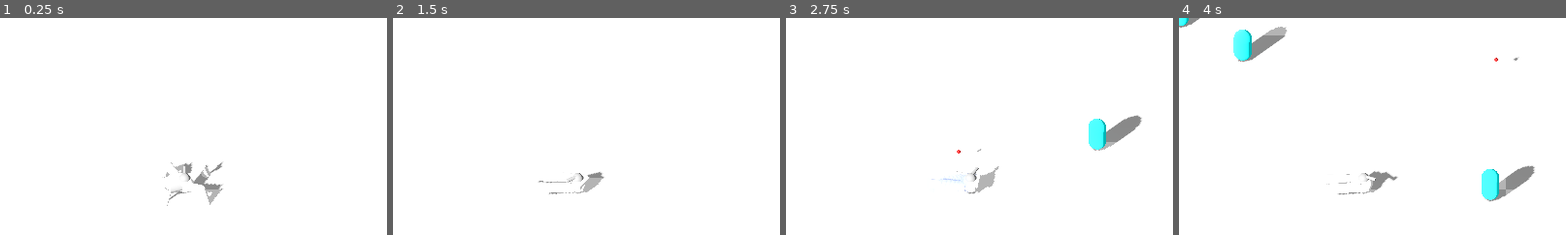
Above: before the commit, frames 1-4 (left to right).
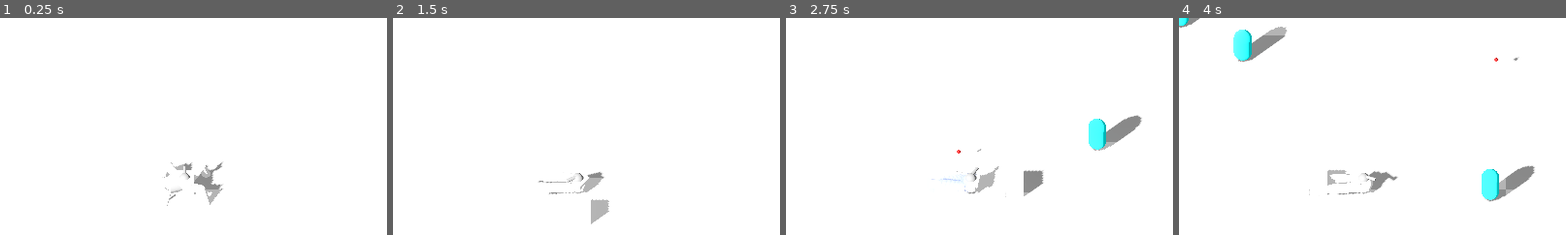
Above: after the commit, the same moments.

Repository: runeteamop/Teamop-Godot-Game
Game: Godot game, scene res://bin/levels/stage.tscn
Two runs of this game, one before a commit and one after it. Both use one fixed random seed, a clock stepped at 60 frames per second and the inputs below. This scene is started directly instead of the project's main scene.
Inputs (mouse positions are % of the whole screen's width and height, from its top left):
- Up to frame 1 (0.25 s): no input
- Up to frame 2 (1.5 s): tap Enter at 0.5 s; move the mouse to (72, 45) at 0.52 s; hold D (Right) 0.53-1.28 s; tap Space (Dash) at 0.6, 1.35 s; move the mouse to (30, 55) at 1.27 s; hold S (Down) from 1.28 s (still down)
- Up to frame 3 (2.75 s): move the mouse to (60, 28) at 2.02 s; release S (Down) at 2.03 s; press the mouse at (60, 28) at 2.03 s; hold D (Right) from 2.03 s (still down); tap Space (Dash) at 2.3 s
- Up to frame 4 (4 s): move the mouse to (45, 70) at 2.77 s; release D (Right) at 2.78 s; release the mouse at (45, 70) at 2.78 s; hold W (Up) 2.78-3.53 s; tap Space (Dash) at 2.85, 3.6 s; move the mouse to (80, 65) at 3.52 s; hold A (Left) from 3.53 s (still down)
The pictures show only the part of the screen within x 26-76%, y 12-62%; the shares and areas given below are measured in that part.

The runs differ from the first frame. In frame 1, 0.2% of the frame differs, in the area x 45-56%, y 69-82%; in frame 2, 0.4%; in frame 3, 0.5%, in the area x 56-67%, y 70-83%; in frame 4, 0.2%.

Commit message:
Did something
Continued work on making the spider legs move the way I want them to
Still nothing to show for it yet sadly :(

Diff:
--- a/bin/entities/player_related/player.gd
+++ b/bin/entities/player_related/player.gd
@@ -9,6 +9,7 @@
 var current_control_type: String
 var speed: float = 5.0
 var can_dash: bool = true
+var is_dashing: bool = false
 
 @onready var dash_cooldown: Timer = $"Dash cooldown timer"
 @onready var turret: Marker3D = $Turret
@@ -18,6 +19,8 @@
 @onready var hurtbox: Hurtbox = $Hurtbox
 
 @onready var target_plane : Plane
+
+@onready var step_items_wrapper = $SpiderLegs/LegMarkerWrapper
 
 var bullet_scene: PackedScene = load("res://bin/entities/player_related/bullet.tscn")
 
@@ -57,6 +60,7 @@
 		else:
 			set_collision_layer_value(1, true)
 			set_collision_mask_value(1, true)
+			is_dashing = false
 
 		Player_values.dash_cooldown = dash_cooldown.wait_time - dash_cooldown.time_left
 
@@ -92,7 +96,25 @@
 
 	turret.rotation.y = lerp_angle(turret.rotation.y, look_here, rotation_speed * delta)
 
-	#TODO: Code for moving the spider legs here
+	# Normal behavior for the legs when the spider is not dashing
+	if !is_dashing:
+		if velocity.length() > 0:
+			step_items_wrapper.position = lerp(step_items_wrapper.position, velocity * .5, .2)
+		else:
+			step_items_wrapper.position = Vector3(0,0,0)
+
+		#TODO:
+		"""
+		function to choose leg to move
+		function for moving the leg
+		should i make an object(/class?) to keep all the leg data inside it? - yes
+		data for each leg:
+			moving: bool
+			3 variables to markers for target, pole, and newtarget
+			(varible to connect to leg root node probably not needed)
+		object should be in a seperate script to keep this script clean
+		(or as clean as can be lol)
+		"""
 	"""
 	if !dashing:
 		move leg furthest from intended position
@@ -104,6 +126,7 @@
 
 func _input(event: InputEvent) -> void:
 	if Input.is_action_just_pressed("Dash") && can_dash == true:
+		is_dashing = true
 		set_collision_layer_value(1 , false)
 		set_collision_mask_value(1 , false)
 		can_dash = false
--- a/bin/entities/player_related/player.tscn
+++ b/bin/entities/player_related/player.tscn
@@ -71,6 +71,10 @@
 "vertex_data": PackedByteArray("AAAAAAAAAMEAAIC/wsVHPgAAgMC+FHs/AAAAAAAAgMAAAIC/AAAAAAAAAMEAAIA/vhR7vwAAgMDCxUe+AAAAAAA …(5035 unchanged characters)…
 }]
 blend_shape_mode = 0
+
+[sub_resource type="BoxMesh" id="BoxMesh_h5l3b"]
+
+[sub_resource type="StandardMaterial3D" id="StandardMaterial3D_0axqk"]
 
 [node name="Player" type="CharacterBody3D" unique_id=982876763]
 script = ExtResource("1_flly5")
@@ -363,4 +367,8 @@
 [node name="LegNENewTarget" type="Marker3D" parent="SpiderLegs/LegMarkerWrapper" unique_id=195789406]
 transform = Transform3D(-0.17677668, 0, 0.17677668, 0, 0.25, 0, -0.17677668, 0, -0.17677668, 1.1838834, 0, -1.1838834)
 
+[node name="DebugMesh" type="MeshInstance3D" parent="SpiderLegs/LegMarkerWrapper" unique_id=1977421758]
+mesh = SubResource("BoxMesh_h5l3b")
+surface_material_override/0 = SubResource("StandardMaterial3D_0axqk")
+
 [connection signal="timeout" from="Dash cooldown timer" to="." method="_on_dash_cooldown_timeout"]
